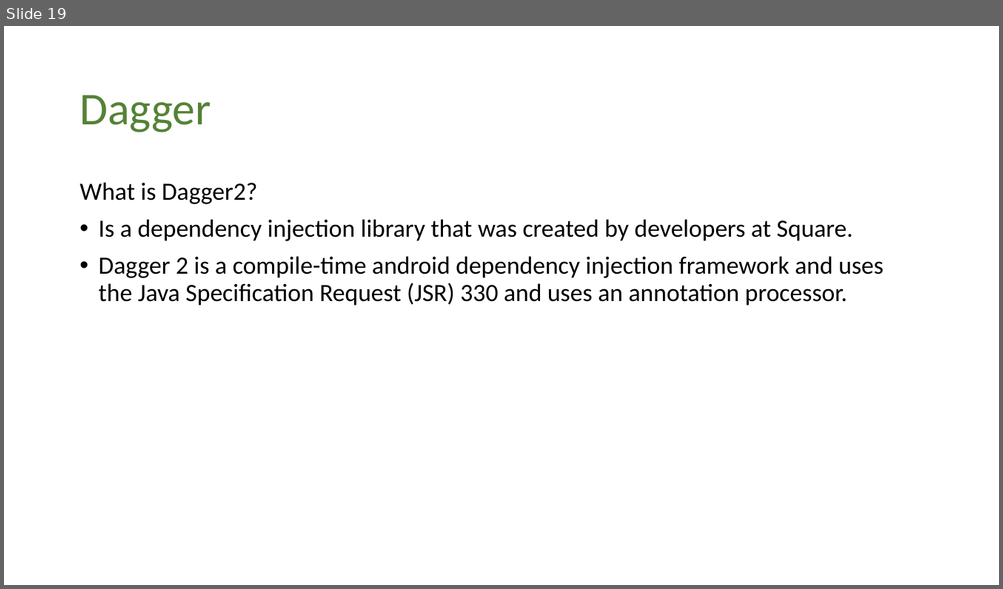
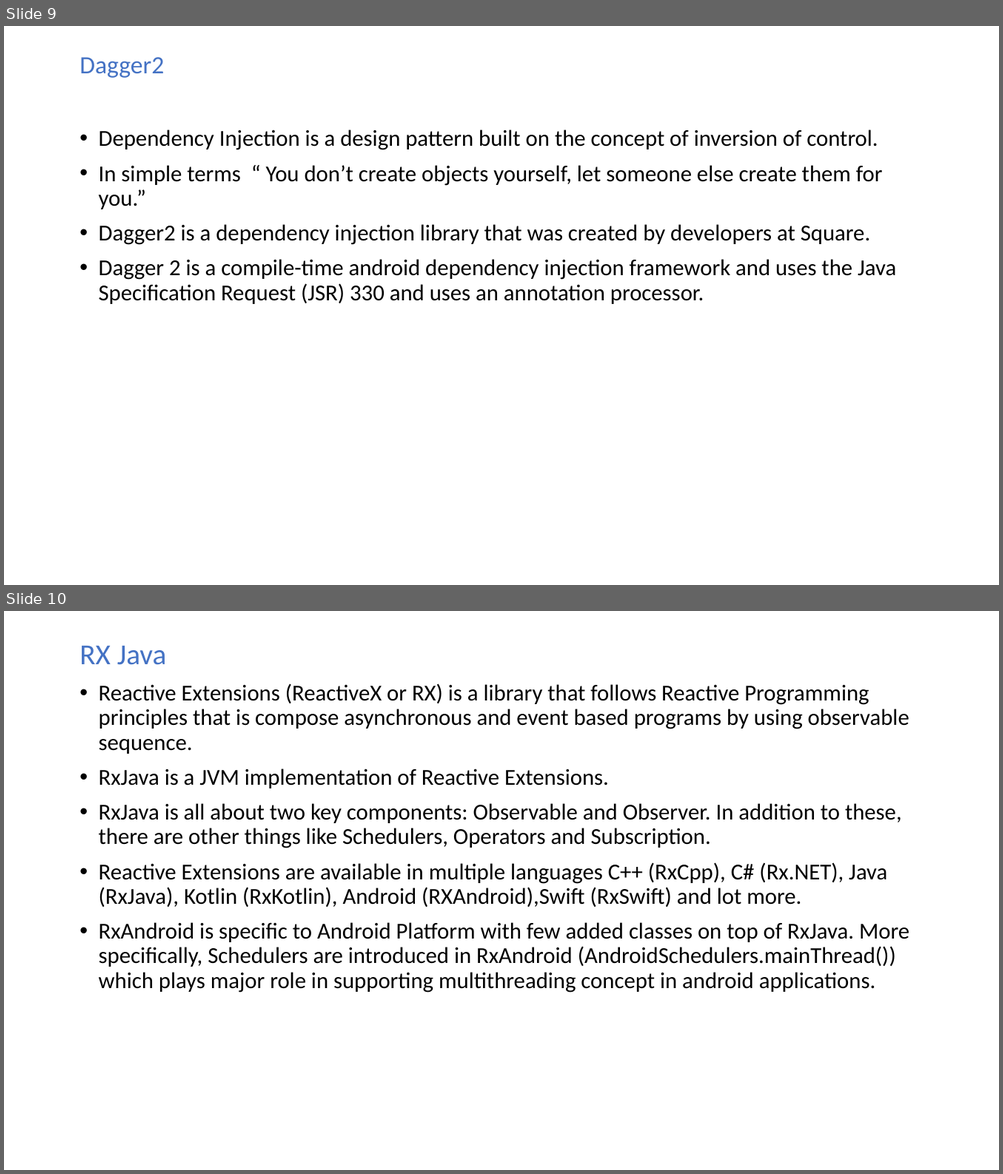
Before and after one commit to chandragithub2014/KotlinTemplates, a slide deck: USBank/USBank_Architecture_Android.pptx. Shown one above the other, each under a label of ours: slide 19 before the commit, slides 9 and 10 after it. The pictures are 1003x589 and 1003x1174 pixels, drawn with LibreOffice and Linux fonts; fonts in the diff are those of the drawing. Boxes give left, top, right and bottom in pixels: in the first picture for what was removed or moved away, otherwise in the second. Text is boxed around its words. In the diff, an @@ line names an element or a change of style, - is before the commit and + after.

```diff
--- a/USBank/USBank_Architecture_Android.pptx
+++ b/USBank/USBank_Architecture_Android.pptx
@@ slide 10 added at [4, 611, 999, 1170], background #FFFFFF @@
@@ text added at [79, 646, 909, 993], 22 pt, text #000000 @@
+RX Java
+• Reactive Extensions (ReactiveX or RX) is a library that follows Reactive Programming principles that is compose asynchronous and event based programs by using observable sequence.
+• RxJava is a JVM implementation of Reactive Extensions.
+• RxJava is all about two key components: Observable and Observer. In addition to these, there are other things like Schedulers, Operators and Subscription.
+• Reactive Extensions are available in multiple languages C++ (RxCpp), C# (Rx.NET), Java (RxJava), Kotlin (RxKotlin), Android (RXAndroid),Swift (RxSwift) and lot more.
+• RxAndroid is specific to Android Platform with few added classes on top of RxJava. More specifically, Schedulers are introduced in RxAndroid (AndroidSchedulers.mainThread()) which plays major role in supporting multithreading concept in android applications.
@@ what was slide 19 is now slide 9 @@
@@ slide 9 changed as well @@
@@ text "Dagger2": place and size @@
-text "Dagger2" at [79, 182, 883, 306]
+text "Dagger2" at [79, 57, 896, 304]
@@ text at [79, 57, 882, 245]: text changed; size 24 to 22 pt @@
-What is Dagger2?
-• Is a dependency injection library that was created by developers at Square.
+Dagger2
+• Dependency Injection is a design pattern built on the concept of inversion of control.
+• In simple terms “ You don’t create objects yourself, let someone else create them for you.”
+• Dagger2 is a dependency injection library that was created by developers at Square.
@@ title removed at [79, 95, 210, 133] @@
-Dagger
@@ text at [99, 259, 896, 304]: size 24 to 22 pt in "Dagger 2 is a compile-time android dependency ..." @@
```
Also in this commit, not shown: 8 other slides changed, 1 other slide added, 20 slides removed, 5 other files.
